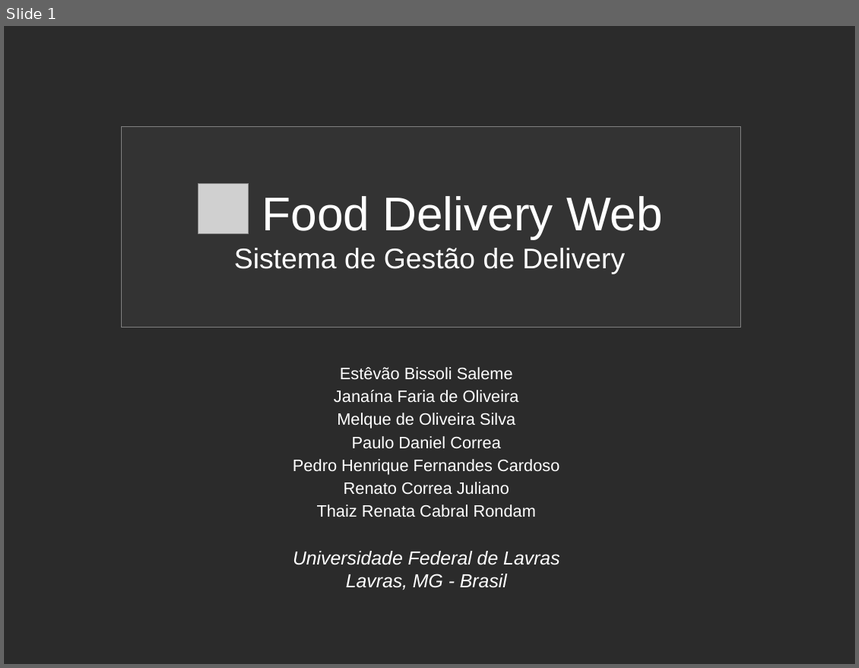
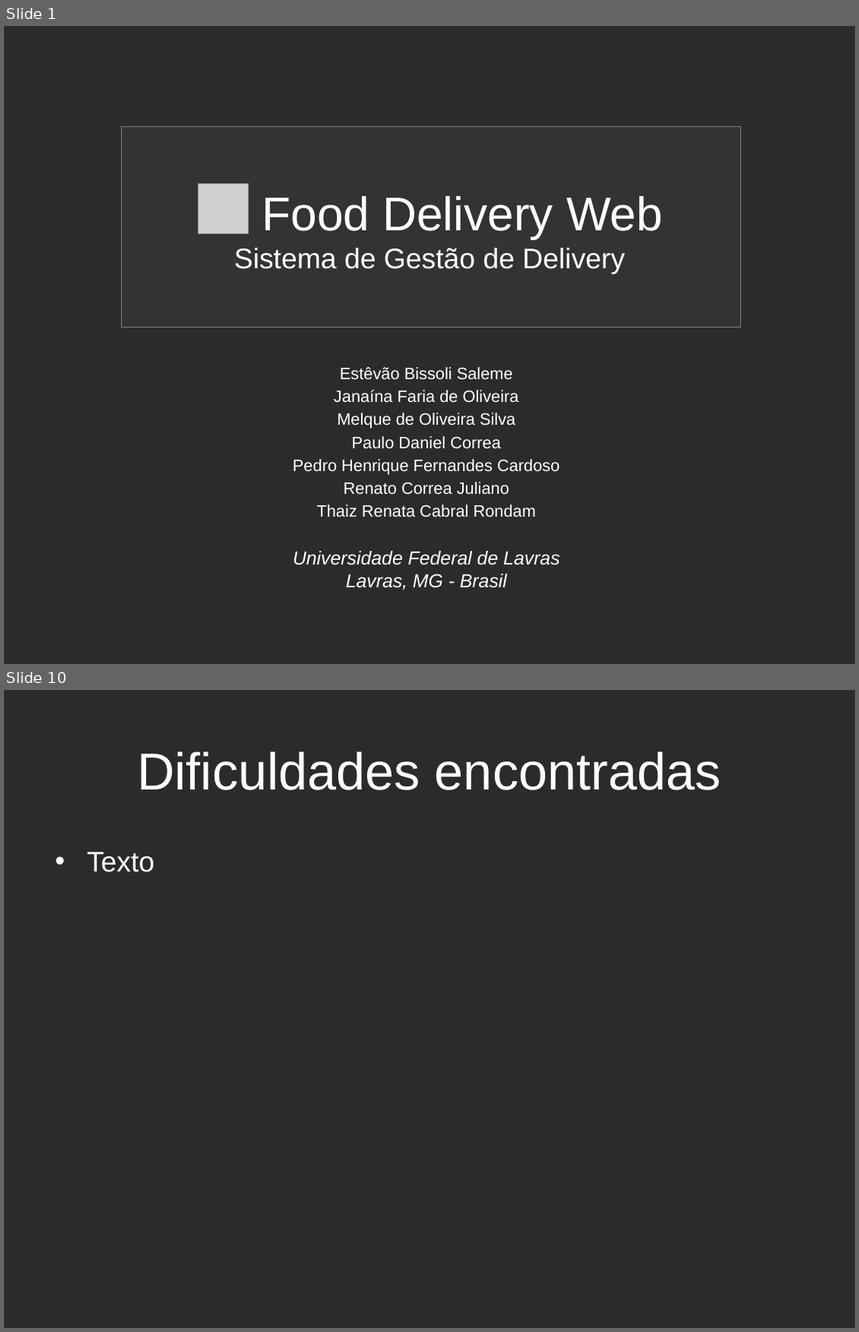
Before and after one commit to estevaosaleme/fooddeliveryweb, a slide deck: Documentacao/Outros Documentos/Apresentação FoodDeliveryWeb.odp. Shown one above the other, each under a label of ours: slide 1 before the commit, slides 1 and 10 after it; the slides between them are not shown. The pictures are 859x668 and 859x1332 pixels, drawn with LibreOffice and Linux fonts; fonts in the diff are those of the drawing; grey boxes stand for pictures; background and template pictures are left out; a plain dark background stands for a picture behind light text. Boxes give left, top, right and bottom in pixels: in the first picture for what was removed or moved away, otherwise in the second. Text is boxed around its words. In the diff, an @@ line names an element or a change of style, - is before the commit and + after.

```diff
--- a/Documentacao/Outros Documentos/Apresentação FoodDeliveryWeb.odp
+++ b/Documentacao/Outros Documentos/Apresentação FoodDeliveryWeb.odp
@@ slide 10 added at (4,690,855,1328), background picture (left out) @@
@@ title added at (137,752,721,790), 44 pt, text #FFFFFF @@
+Dificuldades encontradas
@@ text added at (87,852,154,872), 24 pt, text #FFFFFF @@
+• Texto
```
Also in this commit, not shown: 9 other slides added, 2 slides removed, 1 other file.
